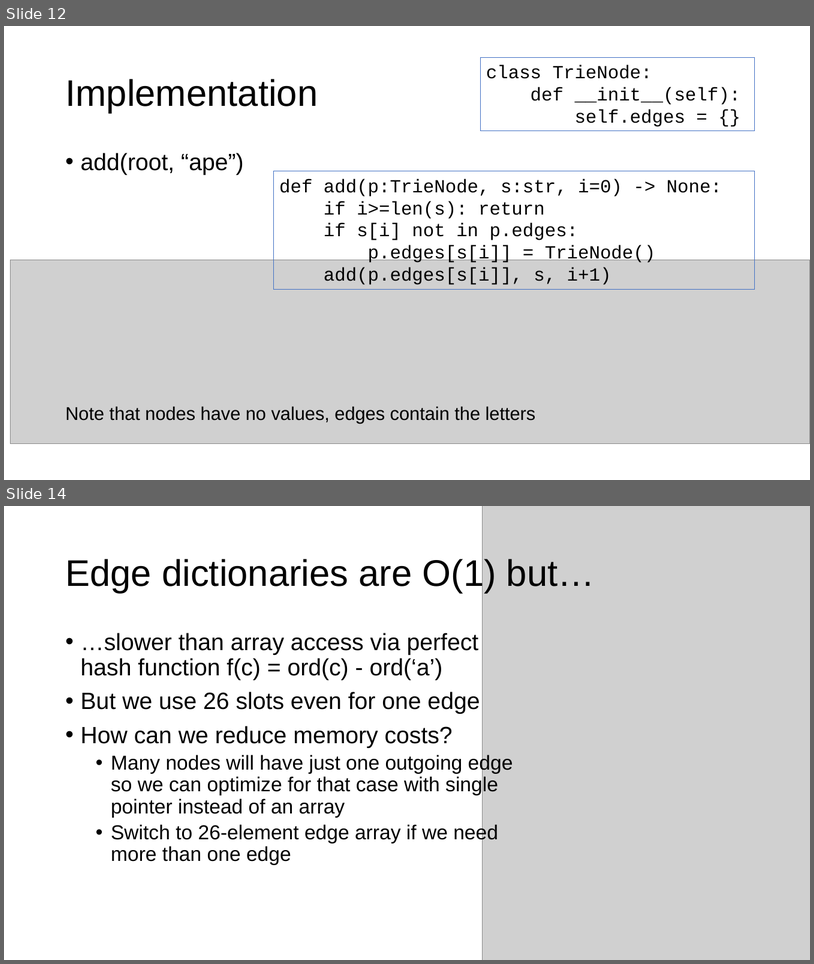
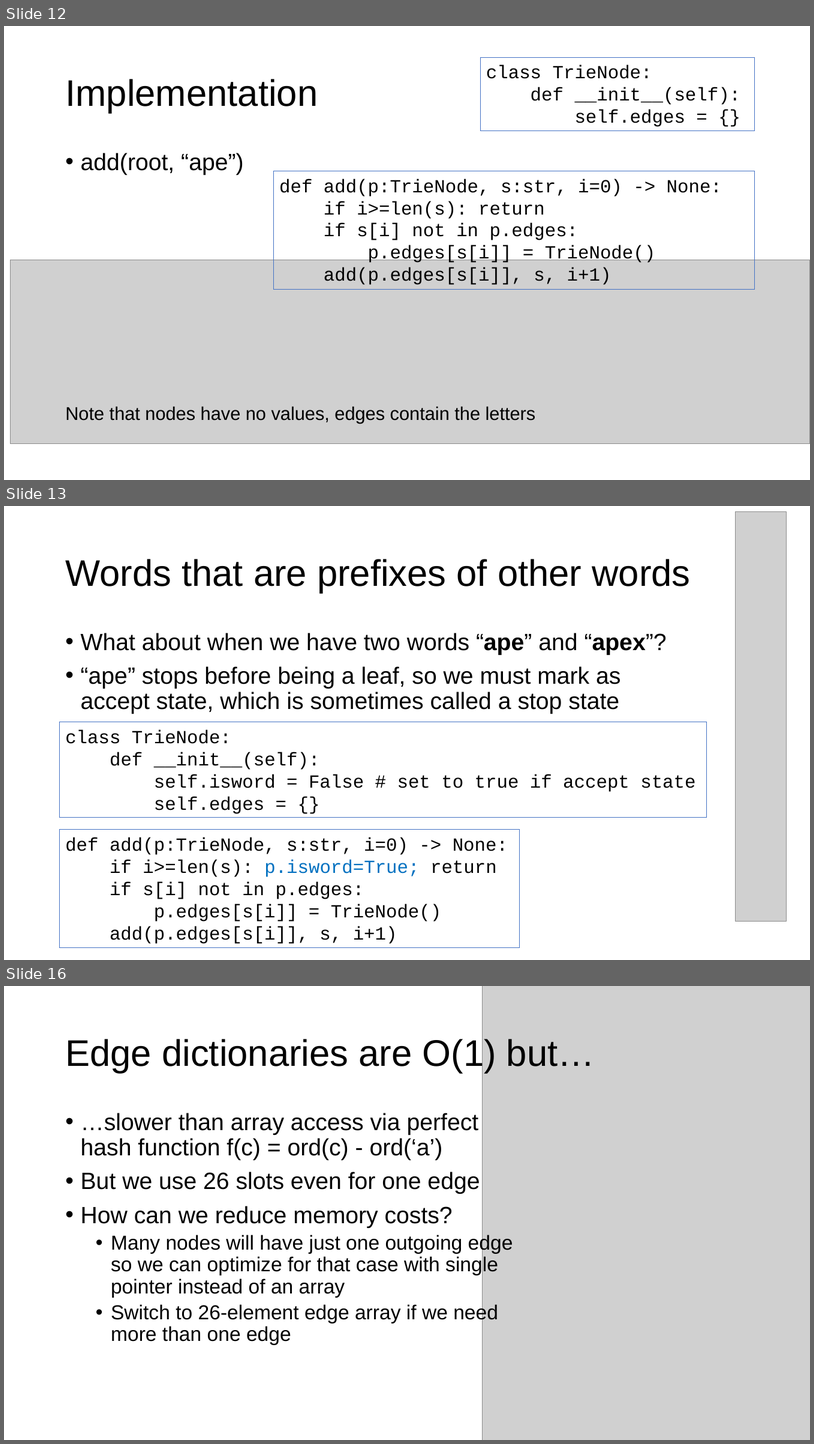
Before and after one commit to parrt/msds689, a slide deck: notes/searching.pptx. Shown one above the other, each under a label of ours: slides 12 and 14 before the commit, slides 12, 13 and 16 after it; the slides between them are not shown. The pictures are 814x964 and 814x1444 pixels, drawn with LibreOffice and Linux fonts; fonts in the diff are those of the drawing; grey boxes stand for pictures; background and template pictures are left out. Boxes give left, top, right and bottom in pixels: in the first picture for what was removed or moved away, otherwise in the second. Text is boxed around its words. In the diff, an @@ line names an element or a change of style, - is before the commit and + after.

```diff
--- a/notes/searching.pptx
+++ b/notes/searching.pptx
@@ slide 13 added at (x1=4, y1=506, x2=810, y2=960), background #FFFFFF @@
@@ picture added at (x1=736, y1=512, x2=787, y2=921) @@
@@ title added at (x1=65, y1=559, x2=690, y2=593), 44 pt, text #000000 @@
+Words that are prefixes of other words
@@ text added at (x1=81, y1=633, x2=667, y2=714), 28 pt, text #000000 @@
+• What about when we have two words “ape” and “apex”?
+• “ape” stops before being a leaf, so we must mark as accept state, which is sometimes called a stop state
@@ rectangle added at (x1=60, y1=722, x2=708, y2=817), outline #4472C4 0.75 pt, 22 pt, text #000000 @@
+class TrieNode:
+def __init__(self):
+self.isword = False # set to true if accept state
+self.edges = {}
@@ rectangle added at (x1=60, y1=829, x2=520, y2=948), outline #4472C4 0.75 pt, 22 pt, text #000000 @@
+def add(p:TrieNode, s:str, i=0) -> None:
+if i>=len(s): p.isword=True; return
+if s[i] not in p.edges:
+p.edges[s[i]] = TrieNode()
+add(p.edges[s[i]], s, i+1)
@@ what was slide 14 is now slide 16 @@
```
Also in this commit, not shown: 2 slides changed, 1 other slide added, 2 other files.
